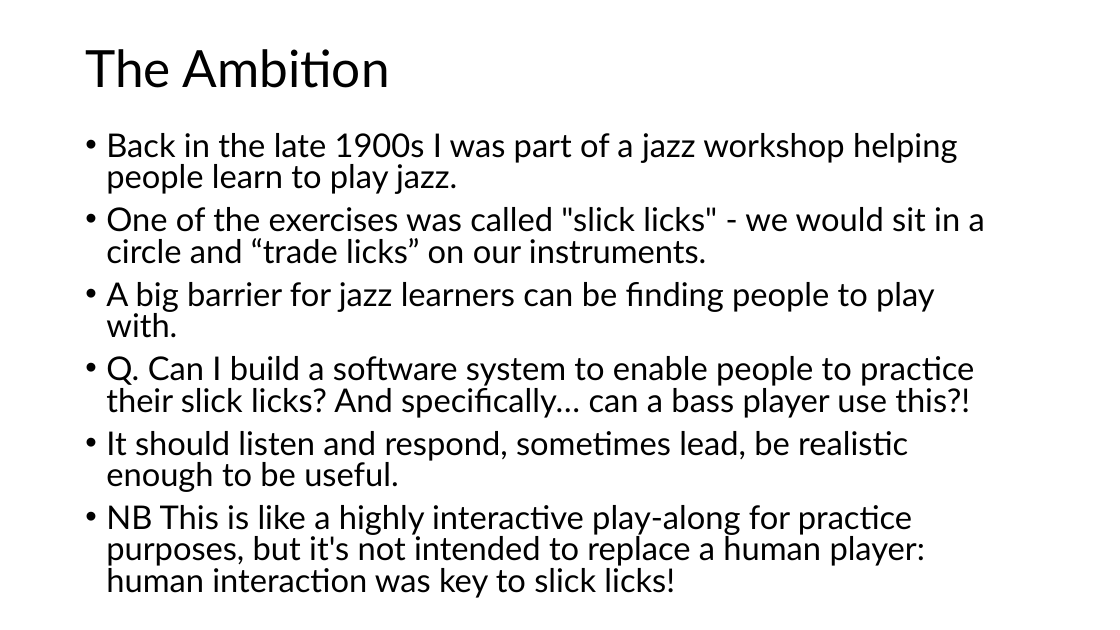
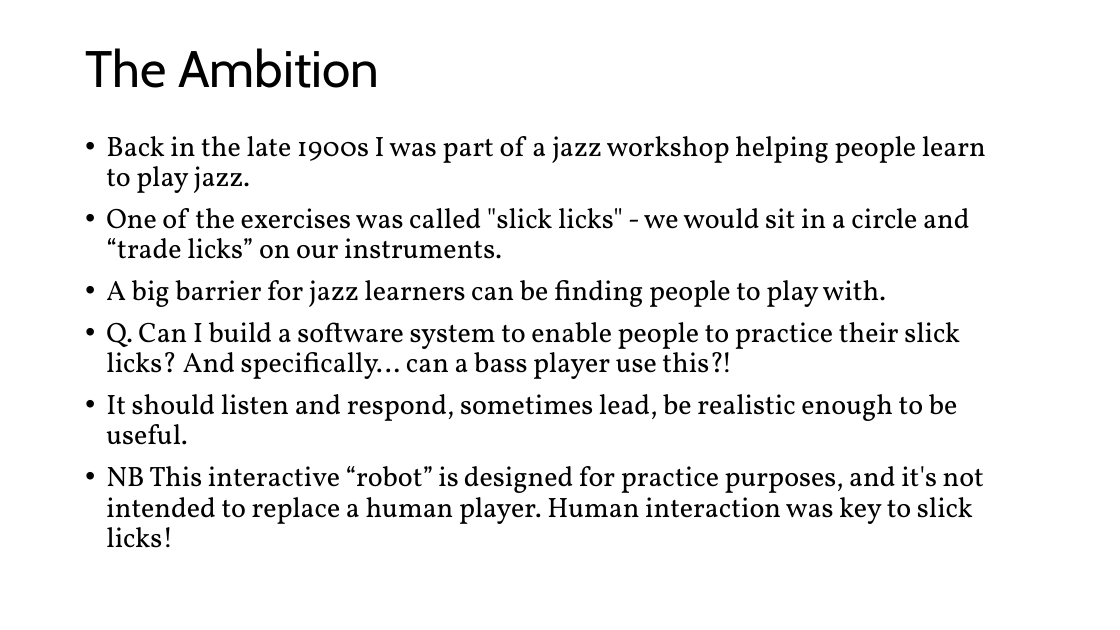
Before and after one commit to davidderoure/wolfson, a slide deck: slide 2 of docs/wolfson.pptx. Drawn at 1120x630 pixels with LibreOffice and Linux fonts; fonts in the diff are those of the drawing. Boxes give left, top, right and bottom in pixels: in the first picture for what was removed or moved away, otherwise in the second. Text is boxed around its words. In the diff, an @@ line names an element or a change of style, - is before the commit and + after.

```diff
--- a/docs/wolfson.pptx
+++ b/docs/wolfson.pptx
@@ title "The Ambition" at bbox=[85, 48, 379, 88]: font Lato to Cabin @@
@@ text at bbox=[106, 136, 986, 445]: size 28 to 24 pt, font Lato to Vollkorn in "Back in the late 1900s I was ...", "One of the exercises was called "slick ...", "A big barrier for jazz learners can ...", "Q. Can I build a software system ..." and 1 more places; line spacing 0.8 to 0.9 @@
@@ text at bbox=[106, 466, 984, 548]: text changed; size 28 to 24 pt; font Lato to Vollkorn @@
-• NB This is like a highly interactive play-along for practice purposes, but it's not intended to replace a human player: human interaction was key to slick licks!
+• NB This interactive “robot” is designed for practice purposes, and it's not intended to replace a human player. Human interaction was key to slick licks!
```
Also in this commit, not shown: 6 other slides changed, 3 slides added, 1 slide removed, 1 other file.
